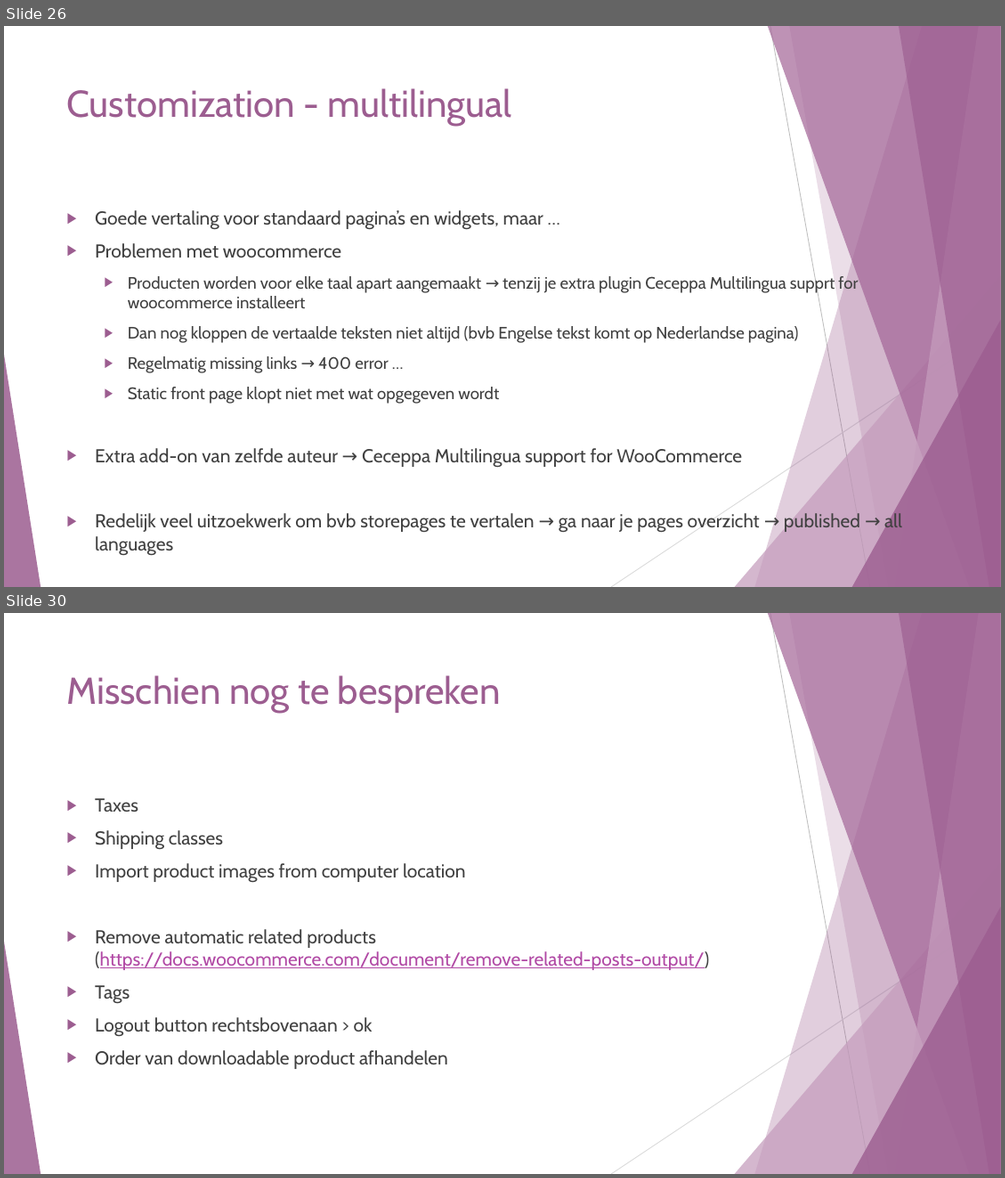
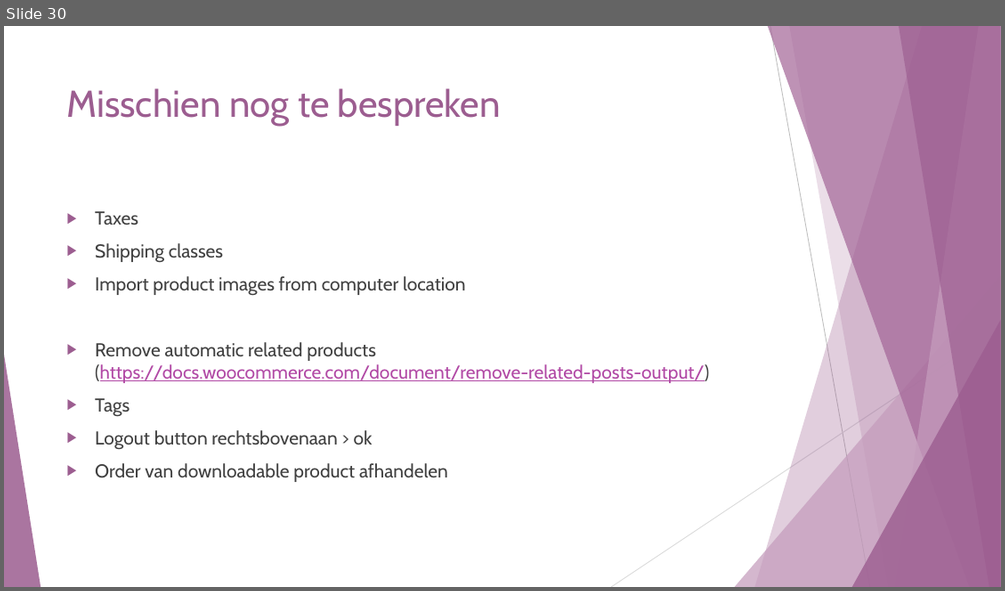
Before and after one commit to SarahJehin/WebResearch, a slide deck: new_technology/Wordpress - WooCommerce.pptx. Shown one above the other, each under a label of ours: slides 26 and 30 before the commit, slide 30 after it; the slides between them are not shown. The pictures are 1005x1178 and 1005x591 pixels, drawn with LibreOffice and Linux fonts; fonts in the diff are those of the drawing. Boxes give left, top, right and bottom in pixels: in the first picture for what was removed or moved away, otherwise in the second. Text is boxed around its words. In the diff, an @@ line names an element or a change of style, - is before the commit and + after.

```diff
--- a/new_technology/Wordpress - WooCommerce.pptx
+++ b/new_technology/Wordpress - WooCommerce.pptx
@@ slide 26 removed at [4,26,1001,587], background #FFFFFF; not listed: 10 template elements that a slide beside it also shows @@
@@ title removed at [67,88,512,126] @@
-Customization - multilingual
@@ text removed at [95,210,902,556] @@
-▶ Goede vertaling voor standaard pagina’s en widgets, maar …
-▶ Problemen met woocommerce
-  ▶ Producten worden voor elke taal apart aangemaakt → tenzij je extra plugin Ceceppa Multilingua supprt for woocommerce installeert
-  ▶ Dan nog kloppen de vertaalde teksten niet altijd (bvb Engelse tekst komt op Nederlandse pagina)
-  ▶ Regelmatig missing links → 400 error …
-  ▶ Static front page klopt niet met wat opgegeven wordt
-▶ Extra add-on van zelfde auteur → Ceceppa Multilingua support for WooCommerce
-▶ Redelijk veel uitzoekwerk om bvb storepages te vertalen → ga naar je pages overzicht → published → all languages
```
Also in this commit, not shown: 14 slides changed, 4 slides added, 3 other slides removed, 3 other files.
